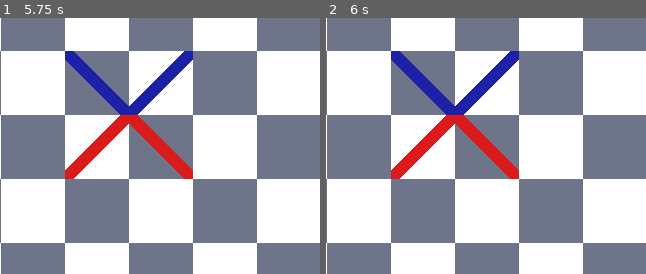
Above: before the commit, frames 1-2 (left to right).
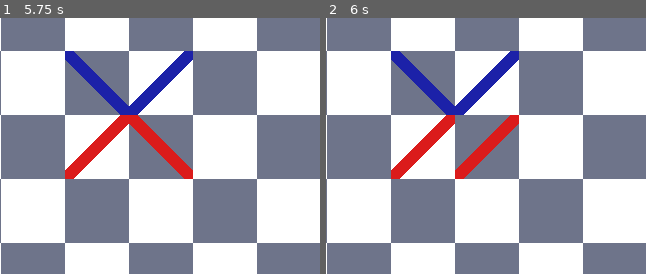
Above: after the commit, the same moments.

Repository: AVespaIsNotAMotorcycle/winter-2020-codefest-submissions-team-cool
Game: Godot game, scene res://chessboard.tscn
Same seed, same stepped clock (60 frames per second), same inputs: the game is played once before the commit and once after it.
Inputs (mouse positions are % of the whole screen's width and height, from its top left):
- Up to frame 1 (5.75 s): tap Enter at 0.5, 2, 3.5 s; move the mouse to (72, 45) at 0.52 s; hold Right 0.53-1.28 s; click (72, 45) at 0.67 s; tap Space at 1.25, 2.75, 4.25 s; move the mouse to (30, 55) at 1.27 s; hold Left 1.28-2.03 s; move the mouse to (60, 28) at 2.02 s; hold Right 2.03-3.53 s; move the mouse to (45, 70) at 2.77 s; click (45, 70) at 2.92 s; move the mouse to (80, 65) at 3.52 s; hold Left from 3.53 s (still down); move the mouse to (20, 35) at 4.27 s; move the mouse to (55, 50) at 5.02 s; click (55, 50) at 5.17 s
- Up to frame 2 (6 s): move the mouse to (35, 25) at 5.77 s; release Left at 5.78 s; hold Right from 5.78 s (still down)
The pictures show only the part of the screen within x 30-80%, y 31-81%; the shares and areas given below are measured in that part.

Frame 1 is identical in both runs. In frame 2, 2.1% of the frame differs, in the area x 40-61%, y 37-63%.

Commit message:
Fixed rotation (phew)

Diff:
--- a/laser chess/boardPieces.gd
+++ b/laser chess/boardPieces.gd
@@ -44,23 +44,37 @@
 
 	if event is InputEventKey and event.pressed and clicked_tile != Vector2(-1,-1):
 		if event.scancode == KEY_RIGHT:
-			rotate_right(clicked_tile)
+			rotate_cell(clicked_tile, 90)
 			clicked_tile = DESELECT
 		if event.scancode == KEY_LEFT:
-			rotate_left(clicked_tile)
+			rotate_cell(clicked_tile,270)
 			clicked_tile = DESELECT
-		print(clicked_tile)
 
 func move(start, end):
 	var id = get_cellv(start)
 	set_cellv(start,-1)
 	set_cellv(end,id)
 
-func rotate_left(cell):
-	set_cellv(cell, get_cellv(cell), true, false, true)
+func analyze_orientation(x,y):
+	if is_cell_transposed(x,y) and is_cell_x_flipped(x,y):
+		return 90
+	elif is_cell_transposed(x,y) and is_cell_y_flipped(x,y):
+		return 270
+	elif is_cell_x_flipped(x,y) and is_cell_y_flipped(x,y):
+		return 180
+	else:
+		return 0
 
-func rotate_right(cell):
-	set_cellv(cell, get_cellv(cell), false, true, true)
+func rotate_cell(cell, deg):
+	var targ = (analyze_orientation(cell.x,cell.y) + deg) % 360
+	if targ == 0:
+		set_cellv(cell, get_cellv(cell), false, false, false)
+	if targ == 90:
+		set_cellv(cell, get_cellv(cell), true, false, true)
+	if targ == 180:
+		set_cellv(cell, get_cellv(cell), true, true, false)
+	if targ == 270:
+		set_cellv(cell, get_cellv(cell), false, true, true)
 
 func vdistance(start, end):
 	return Vector2(abs(end.x-start.x),abs(end.y-start.y))
Not shown, added: laser chess/export_presets.cfg
